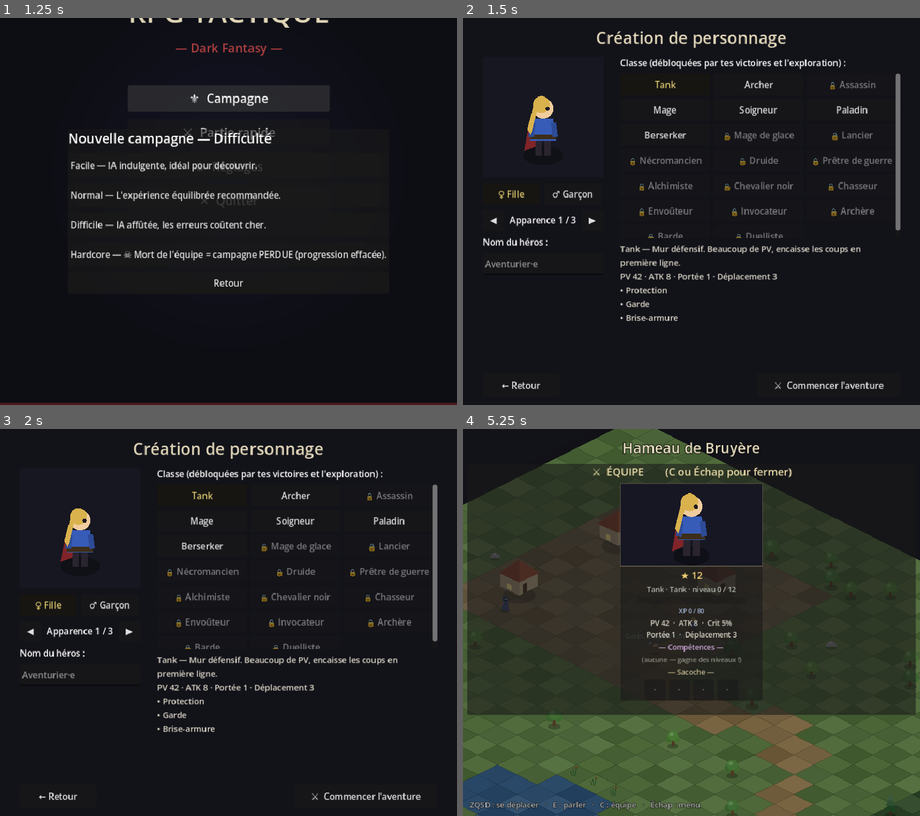
Above: before the commit, frames 1-4 (two rows, left to right).
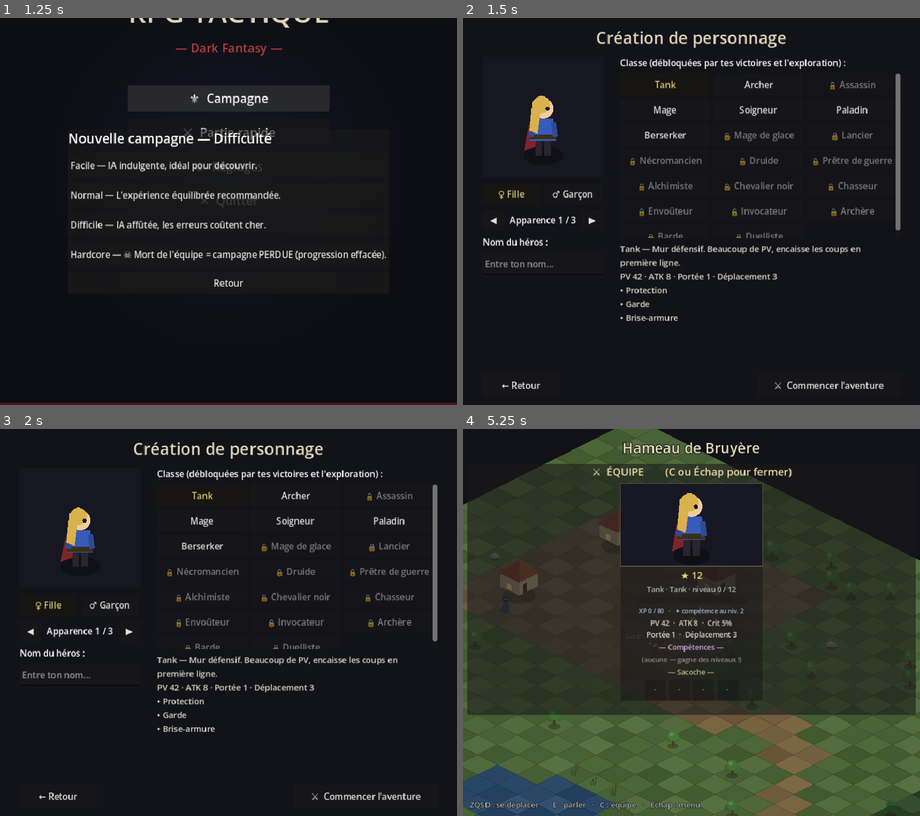
Above: after the commit, the same moments.

Repository: bodji27200-web/mon-jeux-video-
Game: Godot game, scene res://Title.tscn
Two runs of this game, one before a commit and one after it. Both use one fixed random seed, a clock stepped at 60 frames per second and the inputs below.
Inputs (mouse positions are in pixels of both pictures, inside the frame that each line leads up to):
- Up to frame 1 (1.25 s): click "⚜ Campagne" at 0.5 s
- Up to frame 2 (1.5 s): click "Normal — L'expérience équilib…" at 1.25 s
- Up to frame 3 (2 s): no input
- Up to frame 4 (5.25 s): click (545, 676) at 2.02 s; type "12" at 2.1 s; click "⚔ Commencer l'aventure" at 2.75 s; tap Enter (ui_accept) at 3.5, 3.77, 4.52 s; move the mouse to (792, 603) at 3.52 s; hold D 3.53-4.28 s; tap E at 3.6, 4.35 s; click (792, 603) at 3.67 s; move the mouse to (600, 641) at 4.27 s; hold S 4.28-5.03 s; move the mouse to (737, 537) at 5.02 s; hold D from 5.03 s (still down); tap C at 5.1 s

Frame 1 is identical in both runs. In frame 2, 0.2% of the frame differs, in the area x 4-20%, y 20-65%; in frame 3, 0.2%; in frame 4, 0.3%, in the area x 38-62%, y 16-52%.

Commit message:
IA de boss dédiée + compagnons vivants (dialogues/relations) + fixes
- Création de perso : nom obligatoire (refus si vide), bug des cheveux
  corrigé (polygone auto-croisé -> quad propre), indice compétence sur l'XP
- IA de boss : ne se trompe jamais + chasse les fragiles / focus-fire quelle
  que soit la difficulte (sans réécrire le moteur d'IA)
- Compagnons : on leur parle (E), dialogues selon l'affinité, réactions
  croisées Garin/Sera, relations persistées + affichées dans la fiche
- Reste pour la suite : simulation d'équilibrage, rééquilibrage JcJ

https://claude.ai/code/session_01EpgfsrtgHrc32ugg4f27MT

Diff:
--- a/AI.gd
+++ b/AI.gd
@@ -57,8 +57,11 @@
 
 	var kite: bool = is_healer or unit.data.behavior == "kite"
 
-	# Erreur volontaire selon la difficulté.
-	var mistake := randf() < float(GameData.DIFFICULTIES[GameData.difficulty].ai_mistake_chance)
+	# Erreur volontaire selon la difficulté. Un BOSS ne se trompe JAMAIS : il
+	# joue comme un expert (focus les fragiles, compétences au bon moment).
+	var is_boss: bool = unit.data.get("boss", false)
+	var mistake := (not is_boss) \
+			and randf() < float(GameData.DIFFICULTIES[GameData.difficulty].ai_mistake_chance)
 
 	var best: Vector2i = unit.grid_position
 	if mistake:
@@ -153,9 +156,9 @@
 		s += 40.0
 	if e.get("is_summon"):
 		s -= 60.0
-	# Difficile/Hardcore : focus fire — concentrer les coups sur les cibles déjà
-	# entamées au lieu de disperser les dégâts sur toute l'équipe adverse.
-	if GameData.difficulty in ["difficile", "hardcore"]:
+	# Difficile/Hardcore (et TOUS les boss) : focus fire — concentrer les coups
+	# sur les cibles déjà entamées au lieu de disperser les dégâts.
+	if GameData.difficulty in ["difficile", "hardcore"] or unit.data.get("boss", false):
 		s += (1.0 - float(e.hp) / float(e.data.max_hp)) * 90.0
 	return s
 
@@ -164,7 +167,8 @@
 	var est := _est_damage(unit)
 	var best: Node = enemies[0]
 	var best_score := -INF
-	var hard: bool = GameData.difficulty in ["difficile", "hardcore"]
+	var hard: bool = GameData.difficulty in ["difficile", "hardcore"] \
+			or unit.data.get("boss", false)
 	for e in enemies:
 		var s := -float(e.hp)
 		# Pénalité de distance : préférer une cible atteignable plutôt que de
--- a/CharacterCreate.gd
+++ b/CharacterCreate.gd
@@ -114,9 +114,10 @@
 	name_lbl.add_theme_font_size_override("font_size", 16)
 	left.add_child(name_lbl)
 	_name_edit = LineEdit.new()
-	_name_edit.placeholder_text = "Aventurier·e"
+	_name_edit.placeholder_text = "Entre ton nom..."
 	_name_edit.max_length = 16
 	_name_edit.custom_minimum_size = Vector2(220, 38)
+	_name_edit.text_changed.connect(func(_t): _name_edit.modulate = Color.WHITE)
 	left.add_child(_name_edit)
 
 	# --- Colonne droite : choix de classe + description ---
@@ -222,10 +223,15 @@
 
 
 func _on_start() -> void:
-	Audio.play_sfx("click")
 	var hero_name := _name_edit.text.strip_edges()
 	if hero_name == "":
-		hero_name = "Aventurière" if _gender == "f" else "Aventurier"
+		# Nom obligatoire : on refuse le départ et on signale le champ.
+		Audio.play_sfx("click")
+		_name_edit.placeholder_text = "⚠  Entre un nom !"
+		_name_edit.modulate = Color(1.0, 0.5, 0.5)
+		_name_edit.grab_focus()
+		return
+	Audio.play_sfx("click")
 	GameData.campaign_hero = {
 		"name": hero_name, "gender": _gender,
 		"design": _design, "class": _class_id,
--- a/GameData.gd
+++ b/GameData.gd
@@ -600,6 +600,25 @@
 	"garin": {"name": "Garin", "class": "garin_bucheron", "figure": "bucheron"},
 }
 var campaign_party: Array = []         # ids des compagnons recrutés (ordre de marche)
+var campaign_relations := {}           # id compagnon -> affinité (int, défaut 0)
+
+
+func relation(cid: String) -> int:
+	return int(campaign_relations.get(cid, 0))
+
+
+func add_relation(cid: String, n: int) -> void:
+	campaign_relations[cid] = relation(cid) + n
+
+
+# Libellé d'affinité (affiché dans la fiche d'équipe).
+func relation_label(cid: String) -> String:
+	var r := relation(cid)
+	if r <= -2: return "Hostile"
+	if r < 0:   return "Méfiant"
+	if r == 0:  return "Neutre"
+	if r < 3:   return "Amical"
+	return "Loyal"
 var campaign_battle_names: Array = []  # noms des unités joueur au combat (transitoire)
 var campaign_battle_ids: Array = []    # ids de progression ("hero", "sera"...) alignés
 
@@ -732,6 +751,7 @@
 	campaign_flags = {}
 	campaign_hero = {}
 	campaign_party = []
+	campaign_relations = {}
 	campaign_levels = {}
 	campaign_items = []
 	campaign_saved_at = ""
@@ -795,6 +815,7 @@
 	cfg.set_value("campaign", "flags", campaign_flags)
 	cfg.set_value("campaign", "hero", campaign_hero)
 	cfg.set_value("campaign", "party", campaign_party)
+	cfg.set_value("campaign", "relations", campaign_relations)
 	cfg.set_value("campaign", "levels", campaign_levels)
 	cfg.set_value("campaign", "items", campaign_items)
 	cfg.save(SETTINGS_PATH)
@@ -819,5 +840,6 @@
 	campaign_flags = cfg.get_value("campaign", "flags", {})
 	campaign_hero = cfg.get_value("campaign", "hero", {})
 	campaign_party = cfg.get_value("campaign", "party", [])
+	campaign_relations = cfg.get_value("campaign", "relations", {})
 	campaign_levels = cfg.get_value("campaign", "levels", {})
 	campaign_items = cfg.get_value("campaign", "items", [])
--- a/HeroFigure.gd
+++ b/HeroFigure.gd
@@ -45,11 +45,12 @@
 	if gender == "f":
 		var hair: Color = HAIRS_F[design]
 		match design:
-			0:  # longs cheveux dans le dos
+			0:  # longs cheveux dans le dos (quad propre : TL, TR, BR, BL)
+				ci.draw_circle(Vector2(-0.8, -23.3 + b), 3.9, hair)
 				ci.draw_colored_polygon(PackedVector2Array([
-					Vector2(-4.2, -23.5 + b), Vector2(-1.5, -25.6 + b),
-					Vector2(-5.6, -9.5 + b + sway * 0.4), Vector2(-7.2, -12.0 + b)]), hair)
-				ci.draw_circle(Vector2(-0.8, -23.3 + b), 3.8, hair)
+					Vector2(-5.0, -24.8 + b), Vector2(-0.5, -25.6 + b),
+					Vector2(-2.6, -10.0 + b + sway * 0.4),
+					Vector2(-6.2, -11.5 + b + sway * 0.4)]), hair)
 			1:  # queue de cheval haute
 				ci.draw_circle(Vector2(-0.8, -23.3 + b), 3.8, hair)
 				ci.draw_line(Vector2(-3.4, -24.0 + b), Vector2(-6.8, -15.5 + b + sway * 0.5), hair, 2.8)
--- a/Overworld.gd
+++ b/Overworld.gd
@@ -255,6 +255,65 @@
 		"speaker": "Sera, l'étrangère",
 		"text": "Alors c'est dit. Je connais ce bois mieux que ses loups — je couvre tes arrières, toi ouvre la route. Et au fond du bois... tu verras pourquoi j'ai déserté.",
 		"choices": [{"label": "(En route)"}]},
+
+	# === Dialogues de COMPAGNONS (voyage) — relations à conséquences ===
+	# Sera : pragmatique, loyale si on la respecte.
+	"sera_talk_intro": {
+		"speaker": "Sera",
+		"text": "Marcher à découvert, encore ? Tu as de la chance que je veille. ...Pourquoi tu m'as fait confiance, au juste, alors que tout le hameau me croyait dangereuse ?",
+		"choices": [
+			{"label": "« Je juge les gens sur leurs actes. »", "set": {"met_sera": true}, "relation": {"sera": 1}},
+			{"label": "« J'avais besoin d'une lame de plus. »", "set": {"met_sera": true}},
+			{"label": "« Tais-toi et avance. »", "set": {"met_sera": true}, "relation": {"sera": -1}},
+		]},
+	"sera_talk_idle": {
+		"speaker": "Sera",
+		"text": "Le meneur d'abord, toujours. Coupe la tête, la meute panique. C'est comme ça qu'on survit, dans le bois.",
+		"choices": [
+			{"label": "« Bon conseil. »", "relation": {"sera": 1}},
+			{"label": "(Hocher la tête et repartir)"},
+		]},
+	"sera_talk_loyal": {
+		"speaker": "Sera",
+		"text": "Tu sais quoi ? Je ne regrette pas d'avoir déserté. Pas si c'était pour finir à tes côtés. Où qu'on aille après ce bois — j'y suis.",
+		"choices": [{"label": "« Côte à côte. »"}]},
+	"sera_about_garin": {
+		"speaker": "Sera",
+		"text": "Ton bûcheron me regarde comme si j'allais l'égorger dans son sommeil. Il n'a pas tort de se méfier... mais dis-lui que s'il me cherche, il me trouvera. Ou pas — à toi de voir.",
+		"choices": [
+			{"label": "« Laissez-vous une chance, tous les deux. »",
+			 "set": {"sera_garin_ok": true}, "relation": {"sera": 1}},
+			{"label": "« Reste sur tes gardes, c'est tout. »", "set": {"sera_garin_ok": true}},
+		]},
+	# Garin : honorable, méfiant de l'ex-rôdeuse, mais juste.
+	"garin_talk_intro": {
+		"speaker": "Garin",
+		"text": "Ha ! Ça fait du bien de cogner autre chose que du bois mort. Tu mènes, je suis. Mais dis-moi — on va jusqu'où, dans ce fichu bois ?",
+		"choices": [
+			{"label": "« Jusqu'à faire taire le Veilleur. »", "set": {"met_garin": true}, "relation": {"garin": 1}},
+			{"label": "« Aussi loin qu'il faudra. »", "set": {"met_garin": true}},
+		]},
+	"garin_talk_idle": {
+		"speaker": "Garin",
+		"text": "Devant moi, personne passe. Tu places les fragiles derrière ma lance, et on rentrera tous entiers. Marché ?",
+		"choices": [
+			{"label": "« Marché. »", "relation": {"garin": 1}},
+			{"label": "(Repartir)"},
+		]},
+	"garin_talk_loyal": {
+		"speaker": "Garin",
+		"text": "J'ai bûcheronné vingt ans sans rien voir du monde. Avec toi, j'ai enfin l'impression de servir à quelque chose de plus grand qu'une pile de rondins.",
+		"choices": [{"label": "« Tu sers, Garin. Crois-moi. »"}]},
+	"garin_about_sera": {
+		"speaker": "Garin",
+		"text": "Cette Sera... une rôdeuse, hier encore. Et tu la laisses marcher dans notre dos avec un arc ? J'aime pas ça du tout.",
+		"choices": [
+			{"label": "« Elle s'est rangée. Donne-lui sa chance. »",
+			 "set": {"garin_sera_ok": true}, "relation": {"garin": 1, "sera": 1}},
+			{"label": "« Surveille-la si tu veux. »", "set": {"garin_sera_ok": true}},
+			{"label": "« Je n'ai pas à me justifier. »",
+			 "set": {"garin_sera_ok": true}, "relation": {"garin": -1}},
+		]},
 }
 
 # Damier de sol 2 tons par type de terrain (style diorama du jeu).
@@ -674,9 +733,9 @@
 		GameData.campaign_pos = _player.mpos
 		GameData.save_campaign()
 		get_tree().change_scene_to_file("res://Title.tscn")
-	# E : parler au PNJ à portée (les choix se font à la souris).
+	# E : parler au PNJ OU compagnon à portée (les choix se font à la souris).
 	if event.physical_keycode == KEY_E and not _talking and not _sheet_open and not _leveling:
-		var npc := _nearest_npc()
+		var npc := _nearest_talkable()
 		if npc:
 			_open_dialogue(npc)
 	# C : fiche d'équipe (héros + compagnons), monde en pause pendant la lecture.
@@ -713,6 +772,8 @@
 				w.face = 1.0 if wx > 0.0 else -1.0
 		else:
 			w.moving = false
+		# Invite « parler » sur le compagnon proche, seulement quand on est arrêté.
+		w.prompt = (not _player.moving) and w.mpos.distance_to(_player.mpos) < TALK_RANGE + 0.4
 		prev = w.mpos
 
 
@@ -722,12 +783,30 @@
 		return
 	var w := Walker.new()
 	w.kind = "ally"
+	w.npc_id = comp_id  # permet de leur parler (E) et de retrouver leur relation
 	w.figure = str(c.figure)
 	w.label = str(c.name)
 	w.mpos = pos
 	w.position = map_to_world(pos)
 	_entities.add_child(w)
 	_party.append(w)
+
+
+# Cherche le PNJ OU le compagnon le plus proche à portée de parole.
+func _nearest_talkable() -> Walker:
+	var best: Walker = null
+	var best_d := TALK_RANGE
+	for n in _npcs:
+		var d: float = n.mpos.distance_to(_player.mpos)
+		if d < best_d:
+			best_d = d
+			best = n
+	for w in _party:
+		var d: float = w.mpos.distance_to(_player.mpos)
+		if d < best_d:
+			best_d = d
+			best = w
+	return best
 
 
 func _nearest_npc() -> Walker:
@@ -767,7 +846,9 @@
 
 
 func _open_dialogue(npc: Walker) -> void:
-	var did := _npc_entry_dialogue(npc.npc_id)
+	# Compagnon (suiveur) : dialogue de voyage selon sa relation. PNJ : règles.
+	var did := _companion_dialogue(npc.npc_id) if npc.kind == "ally" \
+			else _npc_entry_dialogue(npc.npc_id)
 	if did == "" or not DIALOGUES.has(did):
 		return
 	_talking = true
@@ -775,6 +856,23 @@
 	_player.moving = false
 	Audio.play_sfx("click")
 	_show_dialogue(did)
+
+
+# Dialogue de voyage d'un compagnon : un mot croisé sur l'autre membre s'il est
+# là (relations), sinon selon l'affinité, sinon l'intro (vu une fois).
+func _companion_dialogue(cid: String) -> String:
+	# Garin se méfie de Sera (ex-rôdeuse) tant qu'elle ne s'est pas prouvée.
+	if cid == "garin" and GameData.campaign_party.has("sera") \
+			and not GameData.get_flag("garin_sera_ok"):
+		return "garin_about_sera"
+	if cid == "sera" and GameData.campaign_party.has("garin") \
+			and not GameData.get_flag("sera_garin_ok"):
+		return "sera_about_garin"
+	if not GameData.get_flag("met_" + cid):
+		return cid + "_talk_intro"
+	if GameData.relation(cid) >= 3:
+		return cid + "_talk_loyal"
+	return cid + "_talk_idle"
 
 
 func _show_dialogue(did: String) -> void:
@@ -811,8 +909,14 @@
 	var rid: String = str(choice.get("recruit", ""))
 	if rid != "" and not GameData.campaign_party.has(rid):
 		GameData.campaign_party.append(rid)
+		# Affinité de départ : Sera reconnaissante (couverte), Garin loyal (quête).
+		GameData.add_relation(rid, 2)
 		changed = true
 		_announce("🤝 %s rejoint l'équipe !" % str(GameData.COMPANIONS[rid].name))
+	# Relations : un choix peut plaire ou déplaire à un compagnon.
+	for rel_id in choice.get("relation", {}):
+		GameData.add_relation(str(rel_id), int(choice.relation[rel_id]))
+		changed = true
 	# Objet de quête : entre dans la sacoche (ou en sort si on le rend).
 	var item: String = str(choice.get("item", ""))
 	if item != "" and not GameData.campaign_items.has(item):
@@ -1049,6 +1153,14 @@
 	head.add_theme_color_override("font_color",
 			Color(0.95, 0.82, 0.45) if is_hero else Color(0.75, 0.88, 0.80))
 	col.add_child(head)
+	# Affinité du compagnon (relation à conséquences).
+	if not is_hero:
+		var rel := Label.new()
+		rel.text = "♥ %s" % GameData.relation_label(mid)
+		rel.horizontal_alignment = HORIZONTAL_ALIGNMENT_CENTER
+		rel.add_theme_font_size_override("font_size", 12)
+		rel.add_theme_color_override("font_color", Color(0.92, 0.55, 0.62))
+		col.add_child(rel)
 	var sub := Label.new()
 	sub.text = "%s · %s · niveau %d / %d" % [str(d.name),
 			str(ROLE_NAMES.get(str(d.get("role", "")), "")),
@@ -1065,6 +1177,10 @@
 	if int(p.level) + int(p.pending) >= GameData.MAX_LEVEL:
 		xp_bar.value = xp_bar.max_value
 		xp_lbl.text = "★ NIVEAU MAXIMUM ★"
+	else:
+		# Affiche clairement quand tombe la prochaine COMPÉTENCE (niveaux pairs).
+		var nxt: int = int(p.level) + 2 - (int(p.level) % 2)
+		xp_lbl.text += "   ·   ✦ compétence au niv. %d" % nxt
 	xp_lbl.horizontal_alignment = HORIZONTAL_ALIGNMENT_CENTER
 	xp_lbl.add_theme_font_size_override("font_size", 11)
 	xp_lbl.add_theme_color_override("font_color", Color(0.65, 0.72, 0.85))
@@ -1614,6 +1730,13 @@
 	# Textes au-dessus de la tête (hors miroir pour ne pas écrire à l'envers).
 	func _draw_overhead() -> void:
 		var font := ThemeDB.fallback_font
+		if kind == "ally":
+			if prompt:
+				draw_string(font, Vector2(-60.0, -36.0), "E — Parler",
+						HORIZONTAL_ALIGNMENT_CENTER, 120, 13, Color(0.0, 0.0, 0.0, 0.7))
+				draw_string(font, Vector2(-61.0, -37.0), "E — Parler",
+						HORIZONTAL_ALIGNMENT_CENTER, 120, 13, Color(0.70, 0.90, 1.0))
+			return
 		if kind == "npc":
 			if prompt:
 				draw_string(font, Vector2(-60.0, -36.0), prompt_text,
Not shown, changed: CLAUDE.md
